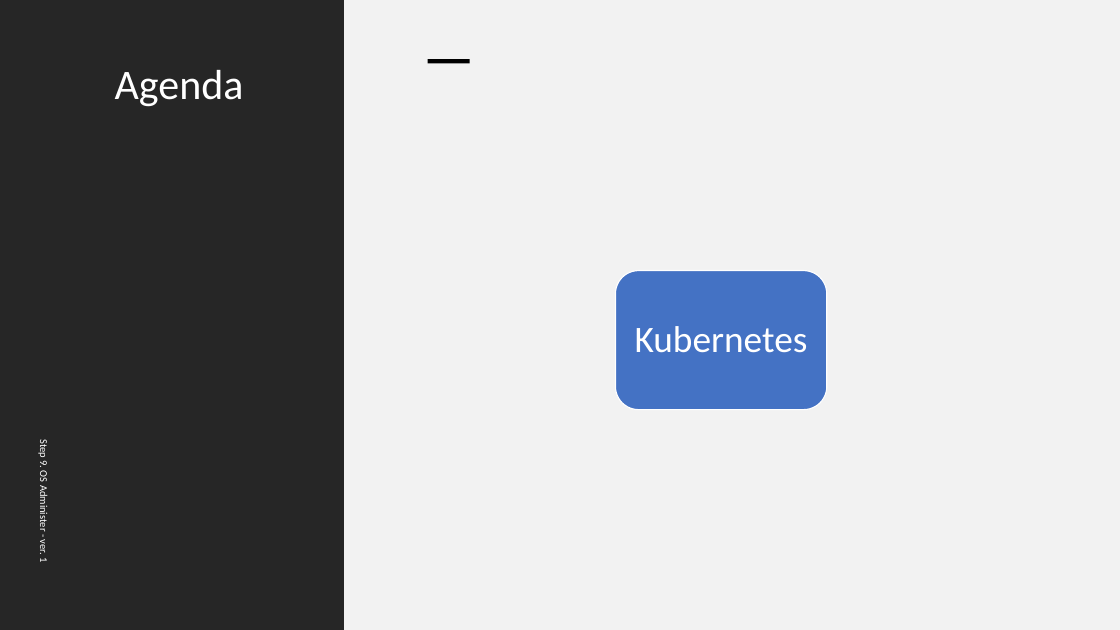
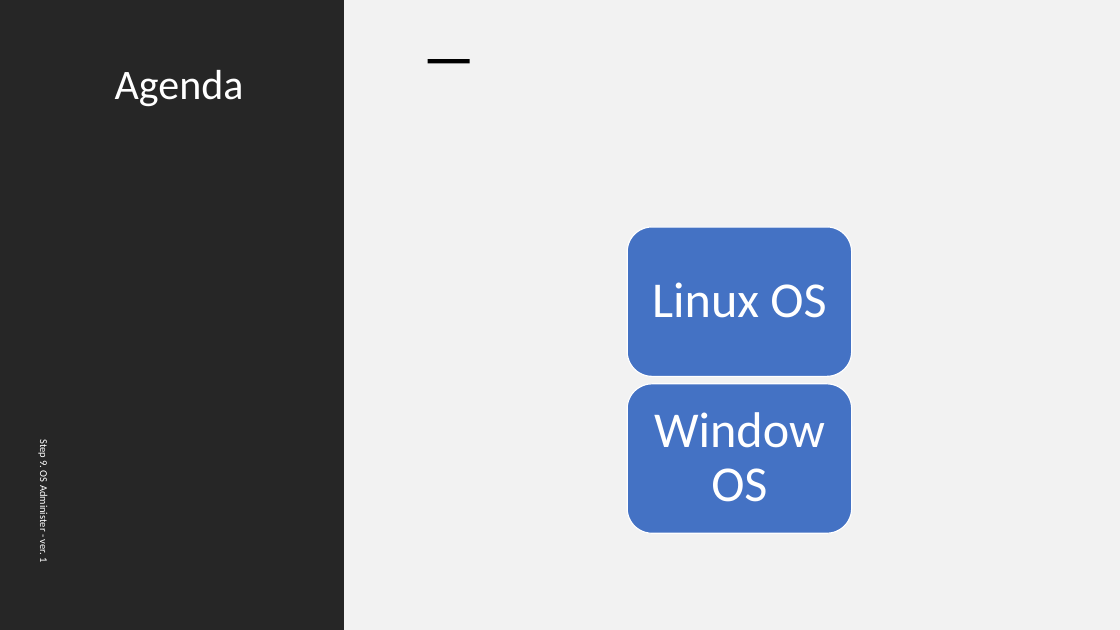
Before and after one commit to ext4dmin/DevOps-Mentorship, a slide deck: slide 2 of Step09-OS_Administer_speach.pptx. Drawn at 1120x630 pixels with LibreOffice and Linux fonts; fonts in the diff are those of the drawing. Boxes give left, top, right and bottom in pixels: in the first picture for what was removed or moved away, otherwise in the second. Text is boxed around its words. In the diff, an @@ line names an element or a change of style, - is before the commit and + after.

```diff
--- a/Step09-OS_Administer_speach.pptx
+++ b/Step09-OS_Administer_speach.pptx
@@ rounded rectangle: place and size @@
-rounded rectangle at bbox=[616, 271, 828, 410]
+rounded rectangle at bbox=[628, 227, 852, 376]
@@ text added at bbox=[652, 282, 826, 318], 43 pt, text #FFFFFF @@
+Linux OS
@@ text removed at bbox=[635, 326, 808, 353] @@
-Kubernetes
@@ rounded rectangle added at bbox=[628, 384, 852, 534], fill #4472C4, outline #FFFFFF 1 pt @@
@@ text added at bbox=[654, 412, 825, 502], 43 pt, text #FFFFFF @@
+Window OS
```
Also in this commit, not shown: 3 other files.
